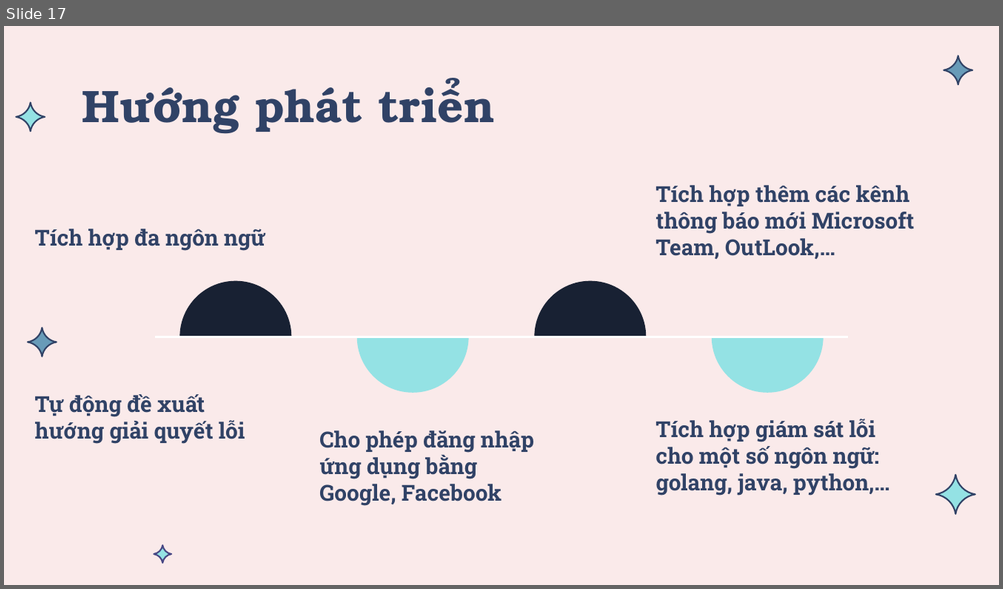
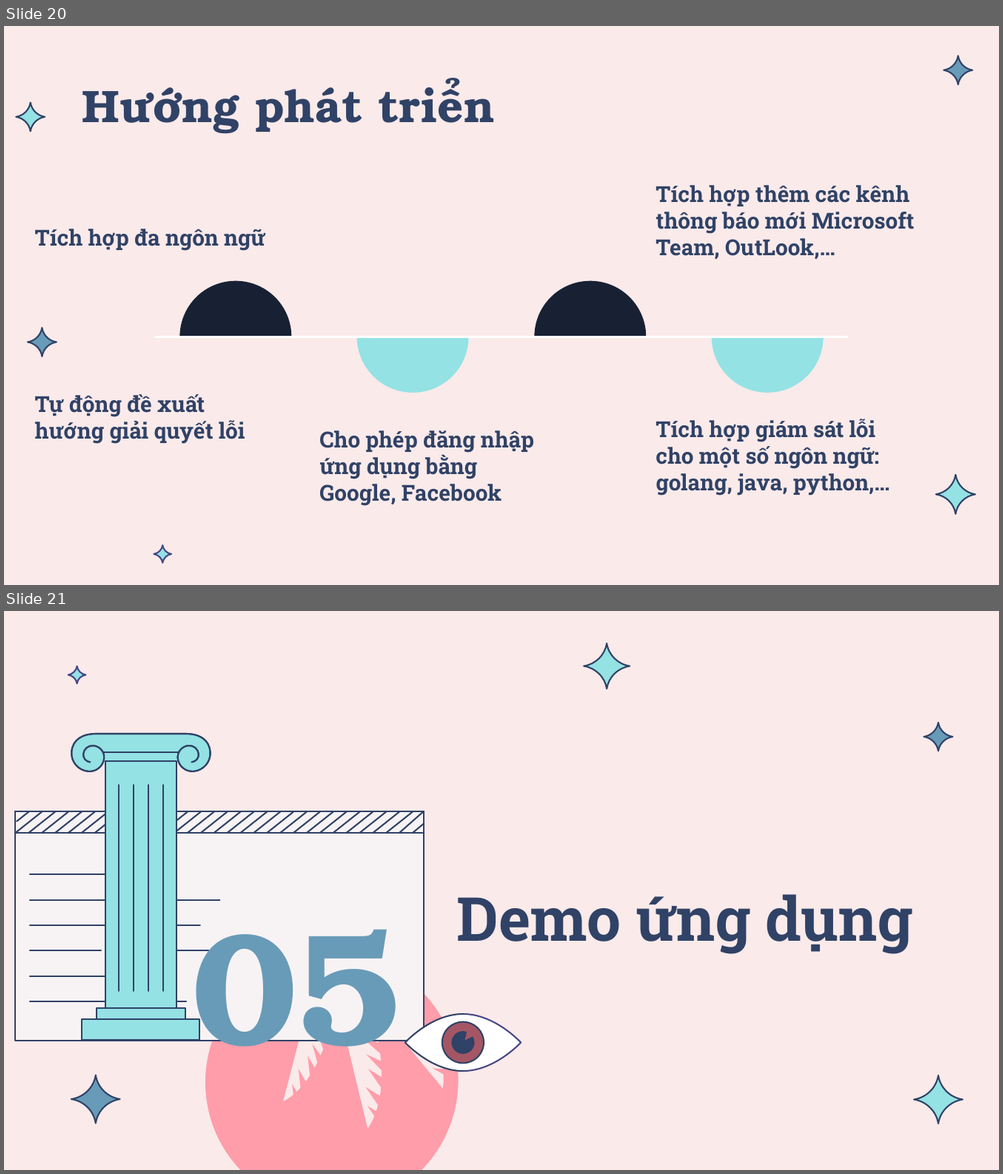
Before and after one commit to thanhhuydev77/ErrorMonitoring_Doc, a slide deck: Bao Cao/Slide_KLTN_17520568_17521258.pptx. Shown one above the other, each under a label of ours: slide 17 before the commit, slides 20 and 21 after it. The pictures are 1003x589 and 1003x1174 pixels, drawn with LibreOffice and Linux fonts; fonts in the diff are those of the drawing. Boxes give left, top, right and bottom in pixels: in the first picture for what was removed or moved away, otherwise in the second. Text is boxed around its words. In the diff, an @@ line names an element or a change of style, - is before the commit and + after.

```diff
--- a/Bao Cao/Slide_KLTN_17520568_17521258.pptx
+++ b/Bao Cao/Slide_KLTN_17520568_17521258.pptx
@@ slide 21 added at (x1=4, y1=611, x2=999, y2=1170), background #FAEAEA @@
@@ freeform shape added at (x1=584, y1=644, x2=629, y2=689), fill #94E2E4, outline #304266 1.11 pt @@
@@ freeform shape added at (x1=68, y1=667, x2=87, y2=684), fill #94E2E4, outline #474784 1.11 pt @@
@@ freeform shape added at (x1=923, y1=723, x2=952, y2=752), fill #689BB8, outline #304266 1.11 pt @@
@@ title added at (x1=457, y1=894, x2=912, y2=954), 44 pt, text #304266, bold @@
+Demo ứng dụng
@@ freeform shape added at (x1=160, y1=911, x2=502, y2=1170), fill #FF9DAA @@
@@ text added at (x1=191, y1=900, x2=401, y2=1086), 115 pt, text #689BB8, bold @@
+05
@@ group added at (x1=16, y1=812, x2=424, y2=1042): 42 freeform shapes @@
@@ group added at (x1=71, y1=733, x2=211, y2=1041): 10 freeform shapes, 2 ellipses @@
@@ group added at (x1=405, y1=1015, x2=521, y2=1071): 4 freeform shapes @@
@@ freeform shape added at (x1=71, y1=1076, x2=120, y2=1123), fill #689BB8, outline #304266 1.11 pt @@
@@ freeform shape added at (x1=913, y1=1076, x2=962, y2=1125), fill #94E2E4, outline #304266 1.11 pt @@
@@ what was slide 17 is now slide 20 @@
```
Also in this commit, not shown: 3 slides changed, 4 other slides added, 1 slide removed, 1 other file.
